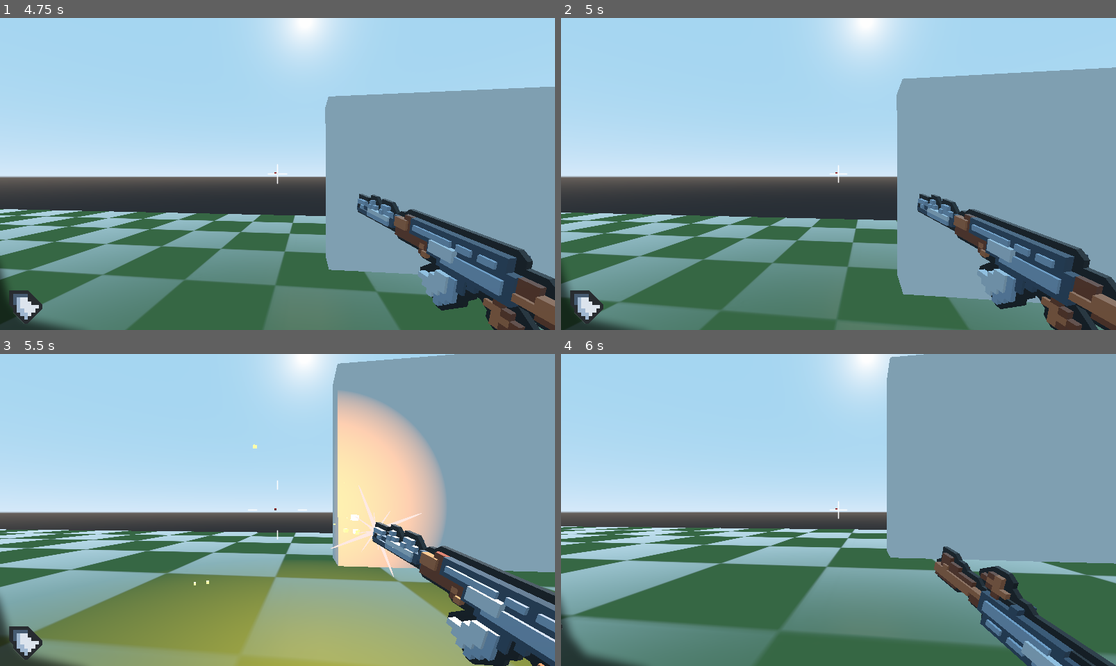
Above: before the commit, frames 1-4 (two rows, left to right).
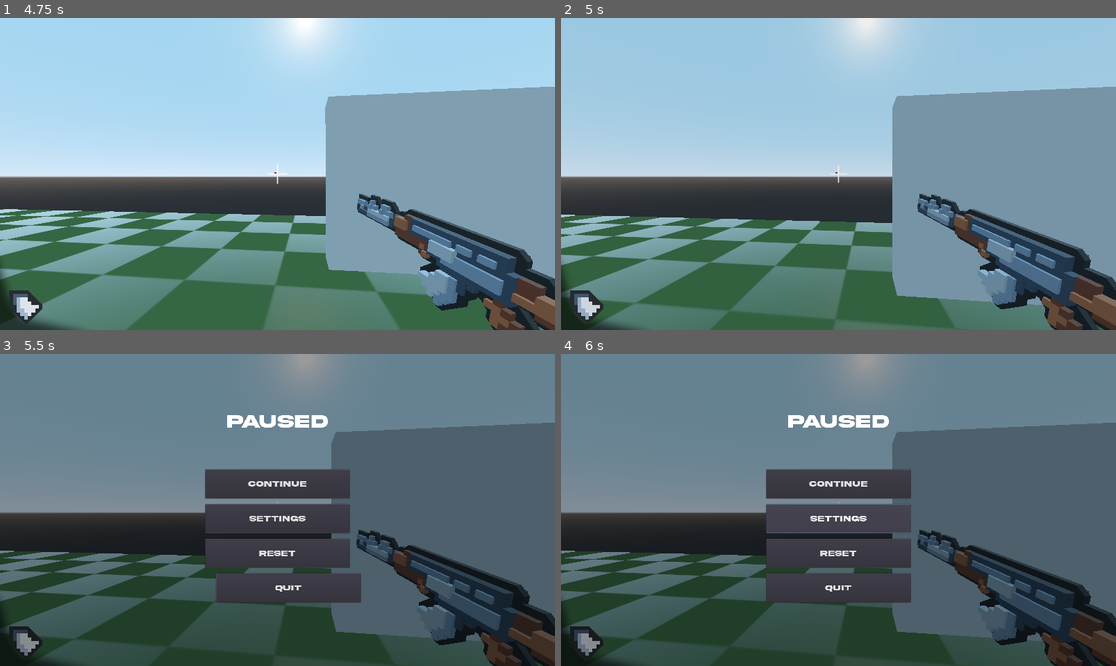
Above: after the commit, the same moments.

Repository: bramreth/WildJam31
Game: Godot game, scene res://scenes/enviornments/playground.tscn
Two runs of this game, one before a commit and one after it. Both use one fixed random seed, a clock stepped at 60 frames per second and the inputs below.
Inputs (mouse positions are in pixels of both pictures, inside the frame that each line leads up to):
- Up to frame 1 (4.75 s): move the mouse to (305, 174) at 0.52 s; press the mouse at (305, 174) at 0.53 s; hold W (move_forward) from 0.53 s (still down); tap Space (move_jump) at 0.77, 1.52, 3.02, 3.77, 4.52 s; move the mouse to (249, 174) at 1.27 s; release the mouse at (249, 174) at 1.28 s; tap Shift (move_sprint) at 1.35, 2.85, 4.35 s; move the mouse to (288, 167) at 2.02 s; press the mouse at (288, 167) at 2.03 s; move the mouse to (271, 180) at 2.77 s; release the mouse at (271, 180) at 2.78 s; move the mouse to (316, 177) at 3.52 s; press the mouse at (316, 177) at 3.53 s; tap R (reload) at 4.15 s; move the mouse to (233, 170) at 4.27 s; release the mouse at (233, 170) at 4.28 s
- Up to frame 2 (5 s): keep holding W (move_forward); tap Escape (ui_cancel) at 4.9 s
- Up to frame 3 (5.5 s): move the mouse to (305, 510) at 5.02 s; release W (move_forward) at 5.03 s; press the mouse at (305, 510) at 5.03 s; hold S (move_backward) from 5.03 s (still down)
- Up to frame 4 (6 s): release S (move_backward) at 5.75 s; release the mouse at (866, 510) at 5.75 s; click (838, 519) at 5.75 s, where only the run after the commit has a clickable "Settings"

Frame 1 is identical in both runs. In frame 2, 8.1% of the frame differs, in the area x 0-100%, y 15-100%; in frame 3, 97%, in the area x 0-100%, y 0-100%; in frame 4, 97%.

Commit message:
Pause menu

Diff:
--- /dev/null
+++ b/assets/fonts/pause_menu_buttons.tres
@@ -0,0 +1,7 @@
+[gd_resource type="DynamicFont" load_steps=2 format=2]
+
+[ext_resource path="res://assets/fonts/Akira Expanded Demo.otf" type="DynamicFontData" id=1]
+
+[resource]
+size = 28
+font_data = ExtResource( 1 )
--- /dev/null
+++ b/scenes/camera/PauseMenu.gd
@@ -0,0 +1,45 @@
+extends Control
+
+
+#func _ready():
+#	$AnimationPlayer.playback_speed = 5
+#	unpause_game()
+
+
+func _input(event):
+	if event.is_action_pressed("ui_cancel"):
+		if Input.get_mouse_mode() == Input.MOUSE_MODE_VISIBLE:
+			unpause_game()
+		else:
+			pause_game()
+
+
+func pause_game():
+	$AnimationPlayer.playback_speed = 1
+	Input.set_mouse_mode(Input.MOUSE_MODE_VISIBLE)
+	get_tree().paused = true
+	$AnimationPlayer.play("pause")
+
+
+func unpause_game():
+	$AnimationPlayer.playback_speed = 1.5
+	Input.set_mouse_mode(Input.MOUSE_MODE_CAPTURED)
+	get_tree().paused = false
+	$AnimationPlayer.play_backwards("pause")
+
+
+func _on_Continue_pressed():
+	unpause_game()
+
+
+func _on_Settings_pressed():
+	pass # Replace with function body.
+
+
+func _on_Reset_pressed():
+	unpause_game()
+	get_tree().reload_current_scene()
+
+
+func _on_Quit_pressed():
+	get_tree().quit()
--- a/scenes/camera/camera.tscn
+++ b/scenes/camera/camera.tscn
@@ -6,6 +6,9 @@
 [ext_resource path="res://assets/images/flat_mark.png" type="Texture" id=4]
 [ext_resource path="res://scenes/prefabs/ak47/ak47.tscn" type="PackedScene" id=5]
 [ext_resource path="res://scenes/prefabs/hud.tscn" type="PackedScene" id=6]
+[ext_resource path="res://scenes/camera/PauseMenu.gd" type="Script" id=7]
+[ext_resource path="res://assets/fonts/Akira Expanded Demo.otf" type="DynamicFontData" id=8]
+[ext_resource path="res://assets/fonts/pause_menu_buttons.tres" type="DynamicFont" id=9]
 
 [sub_resource type="OpenSimplexNoise" id=1]
 
@@ -39,6 +42,86 @@
 "values": [ Color( 0, 0, 0, 1 ), Color( 0, 0, 0, 0 ) ]
 }
 
+[sub_resource type="DynamicFont" id=8]
+size = 64
+font_data = ExtResource( 8 )
+
+[sub_resource type="Animation" id=7]
+resource_name = "pause"
+length = 0.6
+tracks/0/type = "value"
+tracks/0/path = NodePath("ColorRect:color")
+tracks/0/interp = 2
+tracks/0/loop_wrap = true
+tracks/0/imported = false
+tracks/0/enabled = true
+tracks/0/keys = {
+"times": PoolRealArray( 0, 0.5 ),
+"transitions": PoolRealArray( 1, 1 ),
+"update": 0,
+"values": [ Color( 0, 0, 0, 0 ), Color( 0, 0, 0, 0.392157 ) ]
+}
+tracks/1/type = "value"
+tracks/1/path = NodePath("PauseMenuHeader:rect_position")
+tracks/1/interp = 2
+tracks/1/loop_wrap = true
+tracks/1/imported = false
+tracks/1/enabled = true
+tracks/1/keys = {
+"times": PoolRealArray( 0, 0.2, 0.5 ),
+"transitions": PoolRealArray( 2.21914, 1, 1 ),
+"update": 0,
+"values": [ Vector2( 785, -200 ), Vector2( 785, 200 ), Vector2( 785, 200 ) ]
+}
+tracks/2/type = "value"
+tracks/2/path = NodePath("Continue:rect_position")
+tracks/2/interp = 2
+tracks/2/loop_wrap = true
+tracks/2/imported = false
+tracks/2/enabled = true
+tracks/2/keys = {
+"times": PoolRealArray( 0, 0.2, 0.3 ),
+"transitions": PoolRealArray( 2.5, 1, 1 ),
+"update": 0,
+"values": [ Vector2( -2000, 400 ), Vector2( -760, 400 ), Vector2( 710, 400 ) ]
+}
+tracks/3/type = "value"
+tracks/3/path = NodePath("Settings:rect_position")
+tracks/3/interp = 2
+tracks/3/loop_wrap = true
+tracks/3/imported = false
+tracks/3/enabled = true
+tracks/3/keys = {
+"times": PoolRealArray( 0, 0.1, 0.3, 0.4 ),
+"transitions": PoolRealArray( 2.5, 2.5, 1, 1 ),
+"update": 0,
+"values": [ Vector2( -2000, 520 ), Vector2( -2000, 520 ), Vector2( 760, 520 ), Vector2( 710, 520 ) ]
+}
+tracks/4/type = "value"
+tracks/4/path = NodePath("Reset:rect_position")
+tracks/4/interp = 2
+tracks/4/loop_wrap = true
+tracks/4/imported = false
+tracks/4/enabled = true
+tracks/4/keys = {
+"times": PoolRealArray( 0, 0.2, 0.4, 0.5 ),
+"transitions": PoolRealArray( 2.5, 2.5, 1, 1 ),
+"update": 0,
+"values": [ Vector2( -2000, 640 ), Vector2( -2000, 640 ), Vector2( 760, 640 ), Vector2( 710, 640 ) ]
+}
+tracks/5/type = "value"
+tracks/5/path = NodePath("Quit:rect_position")
+tracks/5/interp = 2
+tracks/5/loop_wrap = true
+tracks/5/imported = false
+tracks/5/enabled = true
+tracks/5/keys = {
+"times": PoolRealArray( 0, 0.3, 0.5, 0.6 ),
+"transitions": PoolRealArray( 2.5, 2.5, 1, 1 ),
+"update": 0,
+"values": [ Vector2( -2000, 760 ), Vector2( -2000, 760 ), Vector2( 760, 760 ), Vector2( 710, 760 ) ]
+}
+
 [sub_resource type="Curve" id=4]
 _data = [ Vector2( 0, 0 ), 0.0, 3.0344, 0, 0, Vector2( 1, 1 ), 0.0, 0.0, 0, 0 ]
 
@@ -115,6 +198,88 @@
 [node name="AnimationPlayer" type="AnimationPlayer" parent="juicy_cam/CanvasLayer/fader"]
 anims/fade_in = SubResource( 3 )
 
+[node name="PauseMenu" type="Control" parent="juicy_cam/CanvasLayer"]
+pause_mode = 2
+anchor_right = 1.0
+anchor_bottom = 1.0
+script = ExtResource( 7 )
+__meta__ = {
+"_edit_use_anchors_": false
+}
+
+[node name="ColorRect" type="ColorRect" parent="juicy_cam/CanvasLayer/PauseMenu"]
+anchor_right = 1.0
+anchor_bottom = 1.0
+color = Color( 0, 0, 0, 0 )
+__meta__ = {
+"_edit_use_anchors_": false
+}
+
+[node name="PauseMenuHeader" type="Label" parent="juicy_cam/CanvasLayer/PauseMenu"]
+anchor_left = 0.5
+anchor_right = 0.5
+margin_left = -175.0
+margin_top = -200.0
+margin_right = 175.0
+margin_bottom = -132.0
+custom_fonts/font = SubResource( 8 )
+text = "Paused"
+align = 1
+valign = 1
+__meta__ = {
+"_edit_use_anchors_": false
+}
+
+[node name="Continue" type="Button" parent="juicy_cam/CanvasLayer/PauseMenu"]
+anchor_left = 0.5
+anchor_top = 0.5
+anchor_right = 0.5
+anchor_bottom = 0.5
+margin_left = -2960.0
+margin_top = -140.0
+margin_right = -2460.0
+margin_bottom = -39.9999
+rect_min_size = Vector2( 500, 100 )
+custom_fonts/font = ExtResource( 9 )
+text = "Continue"
+__meta__ = {
+"_edit_use_anchors_": false
+}
+
+[node name="Settings" type="Button" parent="juicy_cam/CanvasLayer/PauseMenu"]
+anchor_left = 0.5
+anchor_top = 0.5
+anchor_right = 0.5
+anchor_bottom = 0.5
+margin_left = -2960.0
+margin_top = -20.0
+margin_right = -2460.0
+margin_bottom = 80.0002
+rect_min_size = Vector2( 500, 100 )
+custom_fonts/font = ExtResource( 9 )
+text = "Settings"
+
+[node name="Reset" type="Button" parent="juicy_cam/CanvasLayer/PauseMenu"]
+margin_left = -2000.0
+margin_top = 640.0
+margin_right = -1500.0
+margin_bottom = 740.0
+rect_min_size = Vector2( 500, 100 )
+custom_fonts/font = ExtResource( 9 )
+text = "Reset"
+
+[node name="Quit" type="Button" parent="juicy_cam/CanvasLayer/PauseMenu"]
+margin_left = -2000.0
+margin_top = 760.0
+margin_right = -1500.0
+margin_bottom = 860.0
+rect_min_size = Vector2( 500, 100 )
+custom_fonts/font = ExtResource( 9 )
+text = "Quit"
+
+[node name="AnimationPlayer" type="AnimationPlayer" parent="juicy_cam/CanvasLayer/PauseMenu"]
+anims/pause = SubResource( 7 )
+
 [node name="gun" parent="juicy_cam" instance=ExtResource( 5 )]
 transform = Transform( -0.0118058, 0.00042665, 0.0485844, 0.00210992, 0.0499554, 7.4012e-05, -0.0485405, 0.00206766, -0.0118133, 1.47358, -0.844503, -1.68106 )
 spread_curve = SubResource( 4 )
@@ -126,6 +291,10 @@
 transform = Transform( 1, 0, 1.49012e-08, 0, 1, 0, -1.49012e-08, 0, 1, 0, 0, 0 )
 mesh = SubResource( 5 )
 material/0 = SubResource( 6 )
+[connection signal="pressed" from="juicy_cam/CanvasLayer/PauseMenu/Continue" to="juicy_cam/CanvasLayer/PauseMenu" method="_on_Continue_pressed"]
+[connection signal="pressed" from="juicy_cam/CanvasLayer/PauseMenu/Settings" to="juicy_cam/CanvasLayer/PauseMenu" method="_on_Settings_pressed"]
+[connection signal="pressed" from="juicy_cam/CanvasLayer/PauseMenu/Reset" to="juicy_cam/CanvasLayer/PauseMenu" method="_on_Reset_pressed"]
+[connection signal="pressed" from="juicy_cam/CanvasLayer/PauseMenu/Quit" to="juicy_cam/CanvasLayer/PauseMenu" method="_on_Quit_pressed"]
 [connection signal="fired" from="juicy_cam/gun" to="." method="_on_gun_fired"]
 [connection signal="reload" from="juicy_cam/gun" to="." method="_on_gun_reload"]
 [connection signal="spread" from="juicy_cam/gun" to="." method="_on_gun_spread"]
--- a/scenes/characters/player/camera.gd
+++ b/scenes/characters/player/camera.gd
@@ -9,13 +9,6 @@
 	Input.warp_mouse_position(Vector2(512, 300))
 	Input.set_mouse_mode(Input.MOUSE_MODE_CAPTURED)
 
-func _physics_process(delta):
-	if Input.is_action_just_pressed("ui_cancel"):
-		if Input.get_mouse_mode() == Input.MOUSE_MODE_VISIBLE:
-			Input.set_mouse_mode(Input.MOUSE_MODE_CAPTURED)
-		else:
-			Input.set_mouse_mode(Input.MOUSE_MODE_VISIBLE)
-
 func _input(event):
 	if event is InputEventMouseMotion and Input.get_mouse_mode() == Input.MOUSE_MODE_CAPTURED:
 		rotate_x(deg2rad(event.relative.y * MOUSE_SENSITIVITY * -1))
Not shown: 1 places in scenes/camera/camera.tscn that only renumber resources
